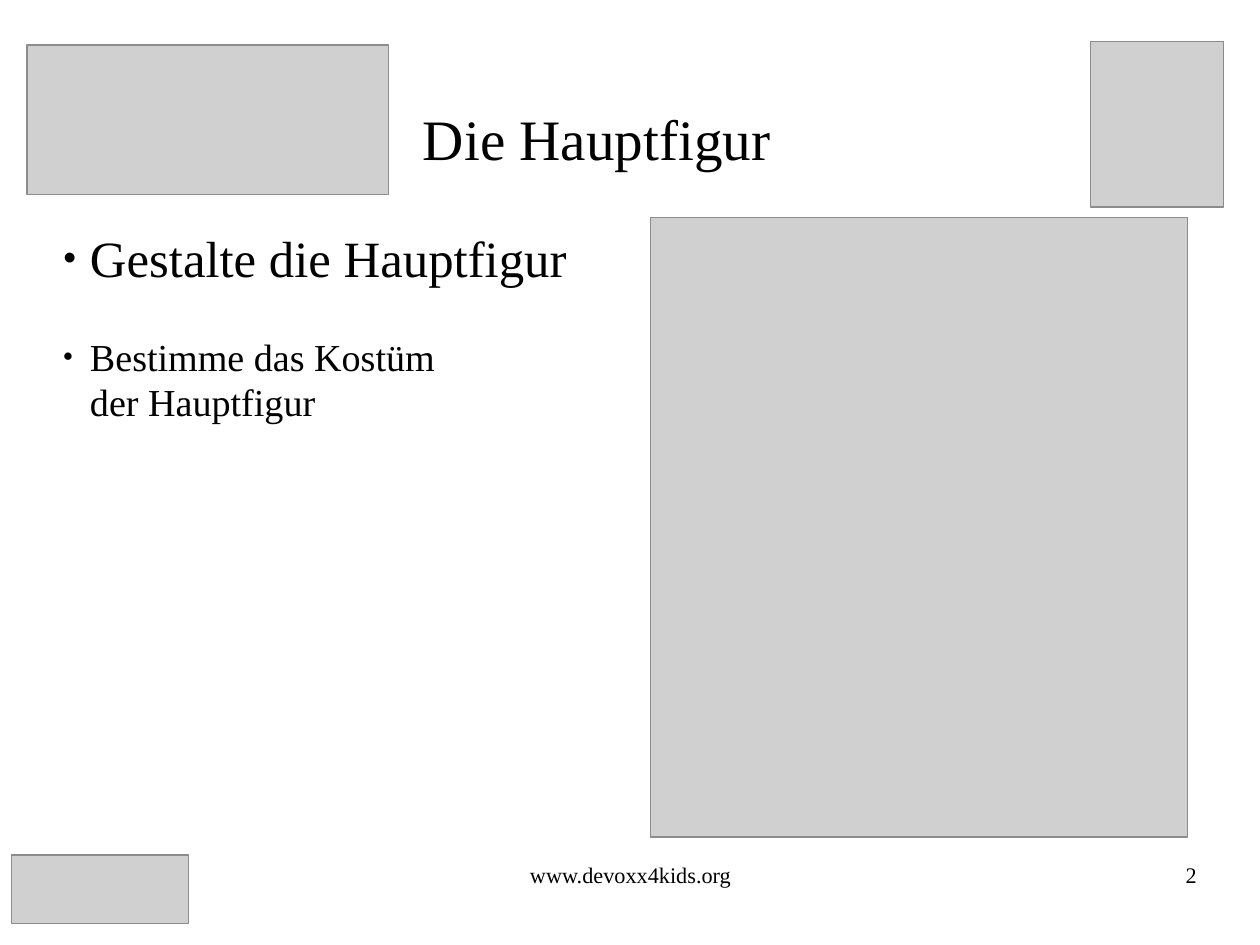
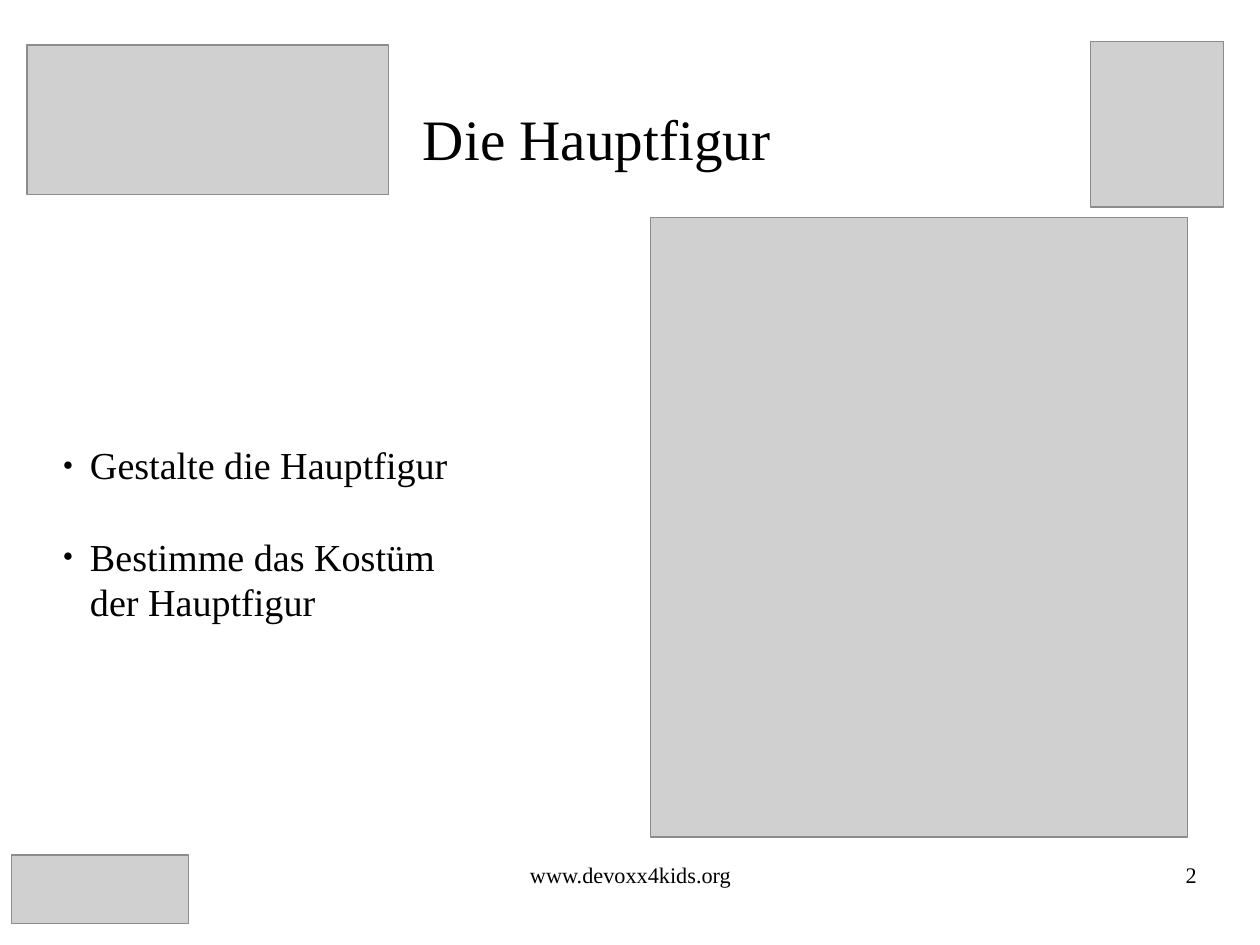
Before and after one commit to Devoxx4KidsDE/workshop-scratch, a slide deck: slide 2 of treasure_hunt/Schatz_Suche_Scratch_Aufgaben.odp. Drawn at 1260x945 pixels with LibreOffice and Linux fonts; fonts in the diff are those of the drawing; grey boxes stand for pictures. Boxes give left, top, right and bottom in pixels: in the first picture for what was removed or moved away, otherwise in the second. Text is boxed around its words. In the diff, an @@ line names an element or a change of style, - is before the commit and + after.

```diff
--- a/treasure_hunt/Schatz_Suche_Scratch_Aufgaben.odp
+++ b/treasure_hunt/Schatz_Suche_Scratch_Aufgaben.odp
@@ subtitle at (90, 452, 447, 487): size 32 to 24 pt in "Gestalte die Hauptfigur" @@
```
Also in this commit, not shown: 13 other slides changed, 20 slides added, 1 other file.
